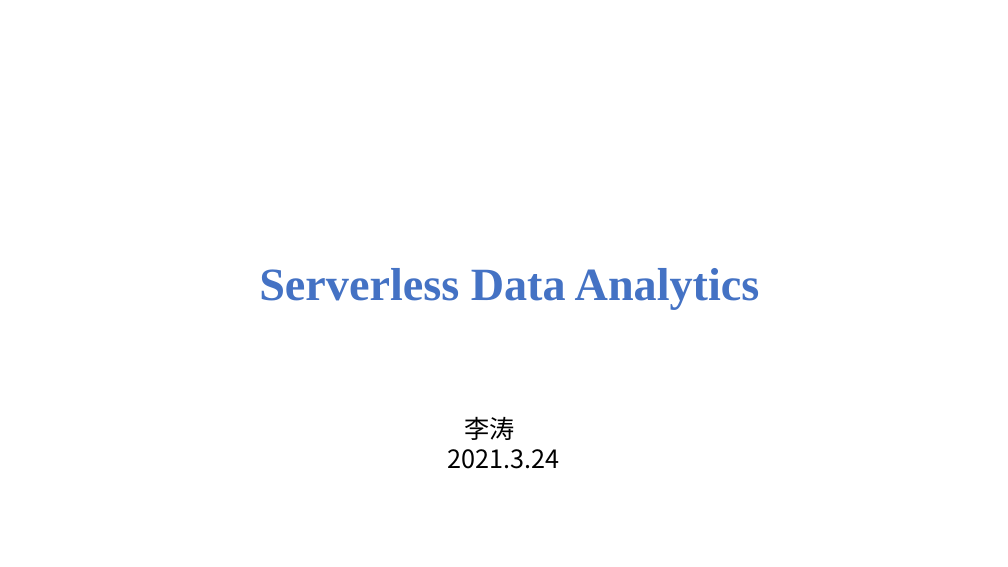
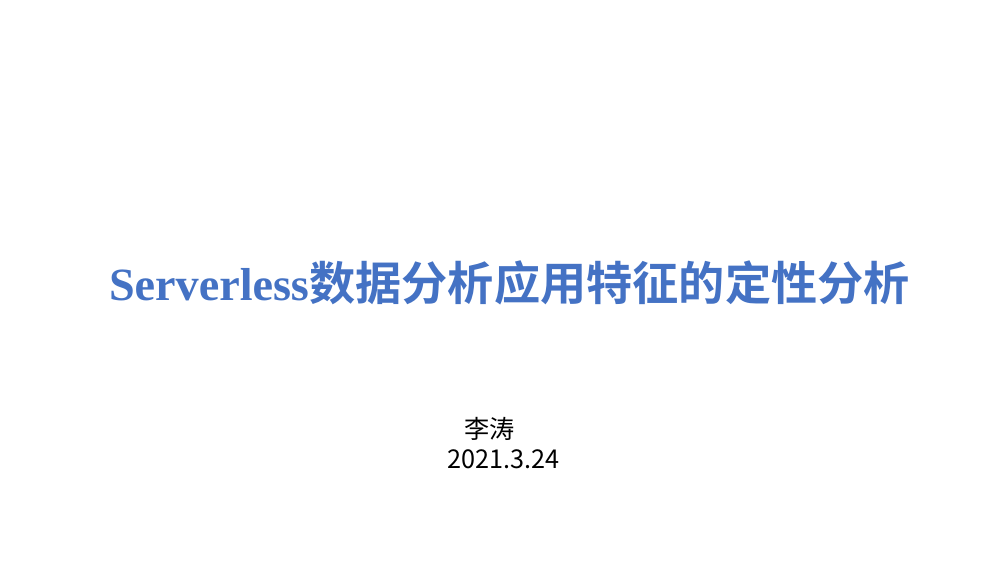
Before and after one commit to lt2000/ADSL, a slide deck: slide 1 of meeting/数据分析应用的数据特征.pptx. Drawn at 1008x567 pixels with LibreOffice and Linux fonts; fonts in the diff are those of the drawing. Boxes give left, top, right and bottom in pixels: in the first picture for what was removed or moved away, otherwise in the second. Text is boxed around its words. In the diff, an @@ line names an element or a change of style, - is before the commit and + after.

Commit message:
update PPT

```diff
--- a/meeting/数据分析应用的数据特征.pptx
+++ b/meeting/数据分析应用的数据特征.pptx
@@ title at box(109, 264, 910, 304): text changed @@
-Serverless Data Analytics
+Serverless数据分析应用特征的定性分析
```
Also in this commit, not shown: 6 other slides changed, 1 slide added, 1 other file.
